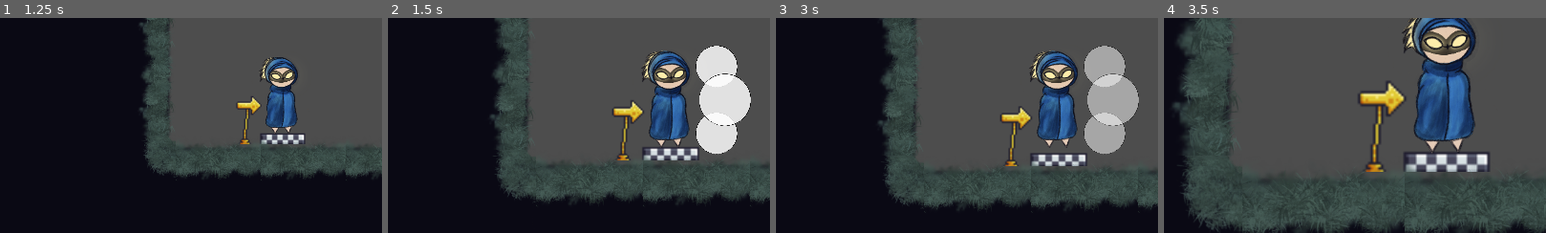
Above: before the commit, frames 1-4 (left to right).
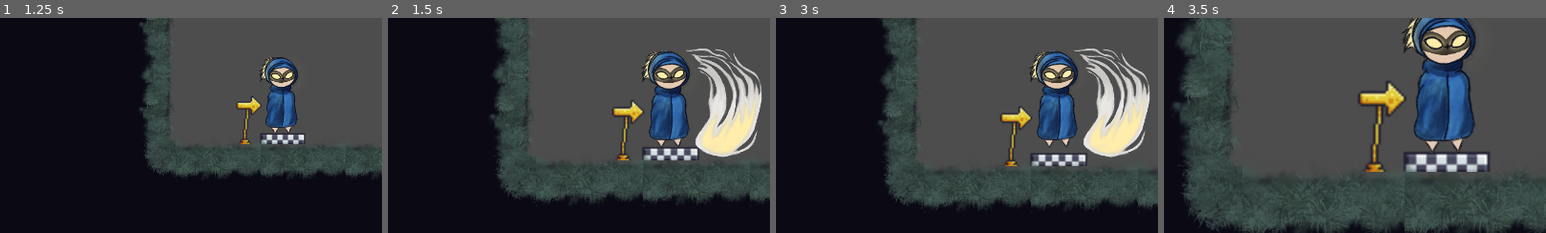
Above: after the commit, the same moments.

Repository: benitsch/Ludum-Dare-56
Game: Godot game, scene res://scenes/ui/main_menu.tscn
The game is run twice, just before and just after one commit, with the same random seed, the same clock (stepped at 60 frames per second) and the same inputs.
Inputs (mouse positions are % of the whole screen's width and height, from its top left):
- Up to frame 1 (1.25 s): click "Start" at 0.5 s
- Up to frame 2 (1.5 s): tap Enter at 1.25 s; move the mouse to (72, 45) at 1.27 s; hold Right (attack_right) from 1.28 s (still down); hold X (ZoomIn) from 1.28 s (still down)
- Up to frame 3 (3 s): tap W (jump) at 1.52, 2.27 s; move the mouse to (30, 55) at 2.02 s; release X (ZoomIn) at 2.03 s; tap Z (ZoomOut) at 2.1 s; tap R (reset) at 2.75 s; move the mouse to (60, 28) at 2.77 s; release Right (attack_right) at 2.78 s; hold Left (attack_left) from 2.78 s (still down); hold X (ZoomIn) from 2.78 s (still down)
- Up to frame 4 (3.5 s): keep holding Left (attack_left); keep holding X (ZoomIn)
The pictures show only the part of the screen within x 13-63%, y 50-100%; the shares and areas given below are measured in that part.

Frame 1 is identical in both runs. In frame 2, 5.7% of the frame differs, in the area x 78-98%, y 12-65%; in frame 3, 6.2%; in frame 4, nothing differs.

Commit message:
updated the Player attack animation

Diff:
--- a/scenes/player_hit_area.tscn
+++ b/scenes/player_hit_area.tscn
@@ -1,13 +1,16 @@
-[gd_scene load_steps=7 format=3 uid="uid://viipuauxm7f0"]
+[gd_scene load_steps=11 format=3 uid="uid://viipuauxm7f0"]
 
 [ext_resource type="Script" path="res://scripts/player_hit_area.gd" id="1_caph2"]
 [ext_resource type="Texture2D" uid="uid://b8ew3idm3rpiw" path="res://DevArt/Circle.png" id="1_glmqy"]
+[ext_resource type="Texture2D" uid="uid://cyr1f540t85kj" path="res://DevArt/player/Fight01.png" id="2_v50wo"]
+[ext_resource type="Texture2D" uid="uid://bx21857be25ka" path="res://DevArt/player/Fight02.png" id="3_yixfl"]
+[ext_resource type="Texture2D" uid="uid://b0rbeklkogoyg" path="res://DevArt/player/Fight03.png" id="4_2qomr"]
 
 [sub_resource type="Animation" id="Animation_a7ynp"]
 length = 0.001
 tracks/0/type = "value"
 tracks/0/imported = false
-tracks/0/enabled = true
+tracks/0/enabled = false
 tracks/0/path = NodePath("HitAreaSprite:modulate")
 tracks/0/interp = 1
 tracks/0/loop_wrap = true
@@ -41,18 +44,54 @@
 "update": 1,
 "values": [32]
 }
+tracks/3/type = "value"
+tracks/3/imported = false
+tracks/3/enabled = true
+tracks/3/path = NodePath("AnimatedSprite2D:animation")
+tracks/3/interp = 1
+tracks/3/loop_wrap = true
+tracks/3/keys = {
+"times": PackedFloat32Array(0),
+"transitions": PackedFloat32Array(1),
+"update": 1,
+"values": [&"default"]
+}
+tracks/4/type = "value"
+tracks/4/imported = false
+tracks/4/enabled = true
+tracks/4/path = NodePath("AnimatedSprite2D:modulate")
+tracks/4/interp = 1
+tracks/4/loop_wrap = true
+tracks/4/keys = {
+"times": PackedFloat32Array(0),
+"transitions": PackedFloat32Array(1),
+"update": 0,
+"values": [Color(1, 1, 1, 1)]
+}
+tracks/5/type = "value"
+tracks/5/imported = false
+tracks/5/enabled = true
+tracks/5/path = NodePath("AnimatedSprite2D:frame")
+tracks/5/interp = 1
+tracks/5/loop_wrap = true
+tracks/5/keys = {
+"times": PackedFloat32Array(0),
+"transitions": PackedFloat32Array(1),
+"update": 1,
+"values": [8]
+}
 
 [sub_resource type="Animation" id="Animation_bjtk7"]
 resource_name = "fade"
-length = 0.25
+length = 0.300003
 tracks/0/type = "value"
 tracks/0/imported = false
-tracks/0/enabled = true
+tracks/0/enabled = false
 tracks/0/path = NodePath("HitAreaSprite:modulate")
 tracks/0/interp = 1
 tracks/0/loop_wrap = true
 tracks/0/keys = {
-"times": PackedFloat32Array(0, 0.15, 0.25),
+"times": PackedFloat32Array(0, 0.2, 0.3),
 "transitions": PackedFloat32Array(1e-05, 1, 3.5),
 "update": 0,
 "values": [Color(1, 1, 1, 1), Color(1, 1, 1, 1), Color(1, 1, 1, 0)]
@@ -64,10 +103,10 @@
 tracks/1/interp = 1
 tracks/1/loop_wrap = true
 tracks/1/keys = {
-"times": PackedFloat32Array(0, 0.15, 0.25),
-"transitions": PackedFloat32Array(1, 1, 1),
-"update": 1,
-"values": [64, 64, 0]
+"times": PackedFloat32Array(0, 0.0666667, 0.233333, 0.3),
+"transitions": PackedFloat32Array(1, 1, 1, 1),
+"update": 1,
+"values": [0, 64, 64, 0]
 }
 tracks/2/type = "value"
 tracks/2/imported = false
@@ -76,10 +115,46 @@
 tracks/2/interp = 1
 tracks/2/loop_wrap = true
 tracks/2/keys = {
-"times": PackedFloat32Array(0, 0.15, 0.25),
+"times": PackedFloat32Array(0, 0.0666667, 0.233333, 0.3),
+"transitions": PackedFloat32Array(1, 1, 1, 1),
+"update": 1,
+"values": [0, 32, 32, 0]
+}
+tracks/3/type = "value"
+tracks/3/imported = false
+tracks/3/enabled = true
+tracks/3/path = NodePath("AnimatedSprite2D:animation")
+tracks/3/interp = 1
+tracks/3/loop_wrap = true
+tracks/3/keys = {
+"times": PackedFloat32Array(0),
+"transitions": PackedFloat32Array(1),
+"update": 1,
+"values": [&"default"]
+}
+tracks/4/type = "value"
+tracks/4/imported = false
+tracks/4/enabled = true
+tracks/4/path = NodePath("AnimatedSprite2D:modulate")
+tracks/4/interp = 1
+tracks/4/loop_wrap = true
+tracks/4/keys = {
+"times": PackedFloat32Array(0, 0.2, 0.3),
+"transitions": PackedFloat32Array(1, 1, 3.5),
+"update": 0,
+"values": [Color(1, 1, 1, 1), Color(1, 1, 1, 1), Color(1, 1, 1, 0)]
+}
+tracks/5/type = "value"
+tracks/5/imported = false
+tracks/5/enabled = true
+tracks/5/path = NodePath("AnimatedSprite2D:frame")
+tracks/5/interp = 1
+tracks/5/loop_wrap = true
+tracks/5/keys = {
+"times": PackedFloat32Array(0, 0.0666667, 0.133333),
 "transitions": PackedFloat32Array(1, 1, 1),
 "update": 1,
-"values": [32, 32, 0]
+"values": [0, 2, 4]
 }
 
 [sub_resource type="Animation" id="Animation_jctjm"]
@@ -87,7 +162,7 @@
 length = 0.02
 tracks/0/type = "value"
 tracks/0/imported = false
-tracks/0/enabled = true
+tracks/0/enabled = false
 tracks/0/path = NodePath("HitAreaSprite:modulate")
 tracks/0/interp = 1
 tracks/0/loop_wrap = true
@@ -121,6 +196,18 @@
 "update": 1,
 "values": [0]
 }
+tracks/3/type = "value"
+tracks/3/imported = false
+tracks/3/enabled = true
+tracks/3/path = NodePath("AnimatedSprite2D:modulate")
+tracks/3/interp = 1
+tracks/3/loop_wrap = true
+tracks/3/keys = {
+"times": PackedFloat32Array(0),
+"transitions": PackedFloat32Array(1),
+"update": 0,
+"values": [Color(1, 1, 1, 0)]
+}
 
 [sub_resource type="AnimationLibrary" id="AnimationLibrary_k4q7g"]
 _data = {
@@ -129,6 +216,41 @@
 "hide": SubResource("Animation_jctjm")
 }
 
+[sub_resource type="SpriteFrames" id="SpriteFrames_8kvv2"]
+animations = [{
+"frames": [{
+"duration": 1.0,
+"texture": ExtResource("2_v50wo")
+}, {
+"duration": 1.0,
+"texture": ExtResource("2_v50wo")
+}, {
+"duration": 1.0,
+"texture": ExtResource("3_yixfl")
+}, {
+"duration": 1.0,
+"texture": ExtResource("3_yixfl")
+}, {
+"duration": 1.0,
+"texture": ExtResource("4_2qomr")
+}, {
+"duration": 1.0,
+"texture": ExtResource("4_2qomr")
+}, {
+"duration": 1.0,
+"texture": ExtResource("4_2qomr")
+}, {
+"duration": 1.0,
+"texture": ExtResource("4_2qomr")
+}, {
+"duration": 1.0,
+"texture": ExtResource("4_2qomr")
+}],
+"loop": false,
+"name": &"default",
+"speed": 9.0
+}]
+
 [node name="PlayerHitArea" type="Node2D"]
 script = ExtResource("1_caph2")
 
@@ -138,7 +260,14 @@
 }
 autoplay = "hide"
 
+[node name="AnimatedSprite2D" type="AnimatedSprite2D" parent="."]
+position = Vector2(115, -10)
+sprite_frames = SubResource("SpriteFrames_8kvv2")
+autoplay = "default"
+frame = 8
+
 [node name="HitAreaSprite" type="Node2D" parent="."]
+visible = false
 position = Vector2(130, 0)
 scale = Vector2(10, 10)
 
@@ -161,8 +290,8 @@
 collision_mask = 32
 
 [node name="CollisionPolygon2D" type="CollisionPolygon2D" parent="HitArea"]
-scale = Vector2(10, 10)
-polygon = PackedVector2Array(0, 0, 9, -14, 15, -12, 18, -6, 20, 0, 18, 6, 15, 12, 9, 14)
+scale = Vector2(11, 11)
+polygon = PackedVector2Array(0, 0, 7, -13, 15, -12, 18, -8, 20, 0, 18, 8, 15, 12, 7, 13)
 
 [connection signal="area_entered" from="HitArea" to="." method="_on_hit_area_area_entered"]
 [connection signal="body_entered" from="HitArea" to="." method="_on_hit_area_body_entered"]
